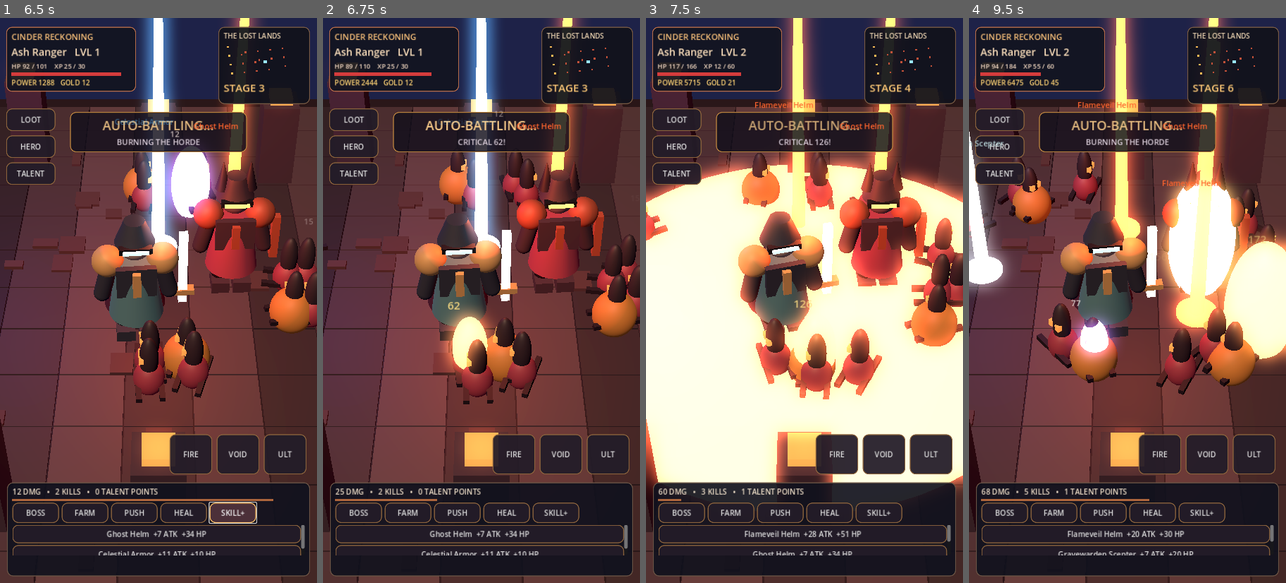
Above: before the commit, frames 1-4 (left to right).
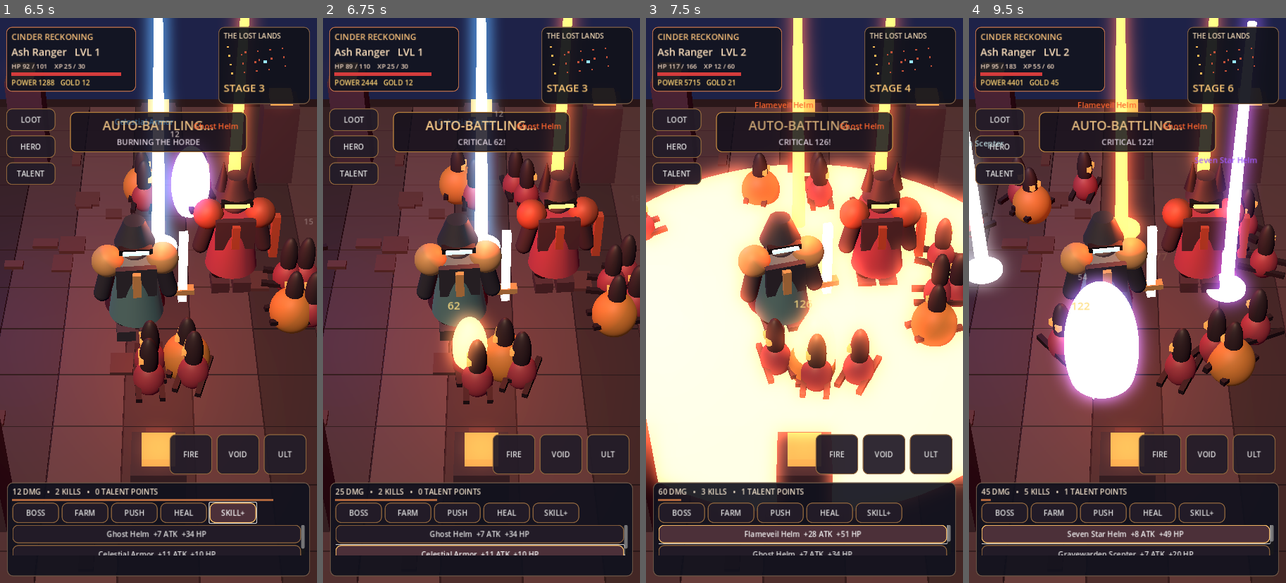
Above: after the commit, the same moments.

Repository: bananofil-wq/AshenIdle
Game: Godot game, scene res://scenes/main.tscn
The game is run twice, just before and just after one commit, with the same random seed, the same clock (stepped at 60 frames per second) and the same inputs.
Inputs (mouse positions are in pixels of both pictures, inside the frame that each line leads up to):
- Up to frame 1 (6.5 s): click "LOOT" at 0.5 s; click "HERO" at 1.25 s; click "TALENT" at 2 s; click "BOSS" at 2.75 s; click "FARM" at 3.5 s; click "PUSH" at 4.25 s; click "HEAL" at 5 s; click "SKILL+" at 5.75 s
- Up to frame 2 (6.75 s): click "Celestial Armor +11 ATK +10 HP" at 6.5 s
- Up to frame 3 (7.5 s): click "Flameveil Helm +28 ATK +51 HP" at 7.25 s
- Up to frame 4 (9.5 s): click "Gravewarden Scepter +7 ATK +2…" at 8 s; click (1124, 532) at 8.75 s, where only the run after the commit has a clickable "Seven Star Helm +8 ATK +49 HP"

Frame 1 is identical in both runs. In frame 2, 1.8% of the frame differs, in the area x 4-96%, y 93-96%; in frame 3, 3.0%; in frame 4, 21%, in the area x 3-100%, y 0-94%.

Commit message:
Make portrait HUD full-height responsive; accessible modal loot card, pause combat and eliminate overlapping damage labels

Diff:
--- a/scripts/main.gd
+++ b/scripts/main.gd
@@ -223,7 +223,7 @@
     var layer := CanvasLayer.new()
     add_child(layer)
     overlay = Control.new()
-    overlay.size = Vector2(720, 1280)
+    overlay.size = get_viewport().get_visible_rect().size
     overlay.mouse_filter = Control.MOUSE_FILTER_PASS
     layer.add_child(overlay)
 
@@ -283,7 +283,7 @@
     banner_column.add_child(combat)
 
     var bottom := PanelContainer.new()
-    bottom.position = Vector2(16, 1052)
+    bottom.position = Vector2(16, overlay.size.y - 228)
     bottom.size = Vector2(688, 213)
     bottom.add_theme_stylebox_override("panel", _skin(Color("10111de9"), Color("695344")))
     overlay.add_child(bottom)
@@ -315,7 +315,7 @@
     col.add_child(offline)
 
     var skill_bar := HBoxContainer.new()
-    skill_bar.position = Vector2(385, 943)
+    skill_bar.position = Vector2(385, overlay.size.y - 337)
     skill_bar.add_theme_constant_override("separation", 10)
     overlay.add_child(skill_bar)
     for s in ["FIRE", "VOID", "ULT"]:
@@ -323,23 +323,50 @@
         skill_buttons.append(b)
         skill_bar.add_child(b)
 
+
+    popup_shade = ColorRect.new()
+    popup_shade.color = Color(0.015, 0.015, 0.024, 0.78)
+    popup_shade.size = overlay.size
+    popup_shade.visible = false
+    popup_shade.mouse_filter = Control.MOUSE_FILTER_STOP
+    popup_shade.z_index = 40
+    overlay.add_child(popup_shade)
+
     legendary_overlay = PanelContainer.new()
-    legendary_overlay.position = Vector2(152, 340)
-    legendary_overlay.size = Vector2(428, 410)
+    legendary_overlay.position = Vector2(96, (overlay.size.y - 546.0) * 0.5)
+    legendary_overlay.size = Vector2(528, 546)
+    legendary_overlay.z_index = 41
     legendary_overlay.visible = false
-    legendary_overlay.add_theme_stylebox_override("panel", _skin(Color("110e19f5"), Color("e2ad58")))
+    legendary_overlay.add_theme_stylebox_override("panel", _skin(Color("0f1119"), Color("e2ad58")))
     overlay.add_child(legendary_overlay)
     var leg_col := VBoxContainer.new()
+    leg_col.add_theme_constant_override("separation", 12)
     legendary_overlay.add_child(leg_col)
-    leg_col.add_child(_label("LEGENDARY DROP", 24, Color("ffc76a")))
-    legendary_name = _label("", 27, Color("fff0bb"))
+    var rare_title := _label("✦  LEGENDARY EQUIPMENT  ✦", 21, Color("ffc76a"))
+    rare_title.horizontal_alignment = HORIZONTAL_ALIGNMENT_CENTER
+    leg_col.add_child(rare_title)
+    var split := HSeparator.new()
+    leg_col.add_child(split)
+    legendary_name = _label("", 26, Color("fff0bb"))
+    legendary_name.horizontal_alignment = HORIZONTAL_ALIGNMENT_CENTER
+    legendary_name.custom_minimum_size = Vector2(480, 68)
     leg_col.add_child(legendary_name)
-    legendary_stats = _label("", 18, Color("e8dfd4"))
-    legendary_stats.custom_minimum_size = Vector2(385, 185)
+    var symbol := _label("⚔", 74, Color("ffcf6c"))
+    symbol.horizontal_alignment = HORIZONTAL_ALIGNMENT_CENTER
+    symbol.custom_minimum_size = Vector2(480, 76)
+    leg_col.add_child(symbol)
+    legendary_stats = _label("", 19, Color("eadcc9"))
+    legendary_stats.custom_minimum_size = Vector2(480, 175)
     leg_col.add_child(legendary_stats)
-    leg_col.add_child(_label("Forged in the ashes of fallen worlds.", 15, Color("cf9b79")))
-    leg_col.add_child(_ornate_button("EQUIP", _equip_legendary, Vector2(270, 52)))
-    leg_col.add_child(_ornate_button("CLOSE", _hide_legendary, Vector2(270, 48)))
+    var flavor := _label("Forged in the ashes of fallen worlds.", 15, Color("bca88d"))
+    flavor.horizontal_alignment = HORIZONTAL_ALIGNMENT_CENTER
+    leg_col.add_child(flavor)
+    var popup_buttons := HBoxContainer.new()
+    popup_buttons.add_theme_constant_override("separation", 12)
+    leg_col.add_child(popup_buttons)
+    popup_buttons.add_child(_ornate_button("EQUIP", _equip_legendary, Vector2(230, 58)))
+    popup_buttons.add_child(_ornate_button("KEEP", _hide_legendary, Vector2(230, 58)))
+
 
 func _max_hp() -> float:
     var modifier = [1.2, 0.9, 0.85, 1.0][hero_class]
@@ -385,7 +412,10 @@
         foe_body.scale = Vector3.ONE * (1.0 + attack_flash * 0.13)
     attack_flash = maxf(0.0, attack_flash - delta * 4.0)
     _update_chaos(delta)
-    if tick >= 0.35:
+    minimap_refresh_timer += delta
+    if tick > 0.36 and legendary_overlay.visible:
+        tick = 0.36
+    if tick >= 0.35 and not legendary_overlay.visible:
         tick -= 0.35
         _fight()
     if save_timer >= 15.0:
@@ -542,7 +572,13 @@
     info.text = "%.0f DMG   •   %d KILLS   •   %d TALENT POINTS" % [_damage(), kills, skill_points]
     offline.text = offline_note
     combat_bar.scale.x = clampf(enemy_hp / maxf(1.0, enemy_max), 0.02, 1.0)
-    _refresh_minimap()
+    if minimap_refresh_timer > 3.0:
+        minimap_refresh_timer = 0.0
+        _refresh_minimap()
+    var signature := str(gear.size()) + ":" + str(gear[0].get("name", "")) if not gear.is_empty() else "empty"
+    if signature == last_inventory_signature:
+        return
+    last_inventory_signature = signature
     for child in inventory.get_children():
         inventory.remove_child(child)
         child.queue_free()
@@ -655,6 +691,7 @@
     map_dots.add_child(hero_dot)
 
 func _hide_legendary() -> void:
+    popup_shade.visible = false
     legendary_overlay.visible = false
 
 func _equip_legendary() -> void:
@@ -663,14 +700,17 @@
     equipped[str(last_legendary.get("slot", "Weapon"))] = last_legendary.duplicate(true)
     combat_note = "LEGENDARY EQUIPPED!"
     hp = _max_hp()
-    legendary_overlay.visible = false
+    _hide_legendary()
     _save_game()
     _refresh()
 
 func _show_legendary(item: Dictionary) -> void:
+    if legendary_overlay.visible:
+        return
     last_legendary = item.duplicate(true)
     legendary_name.text = str(item.get("name", "Ashen Relic")).to_upper()
-    legendary_stats.text = "POWER %d\n\nAttack +%d\nVitality +%d\nCritical Rate +8.5%%\nFire Damage +32.6%%\nSet: %s" % [int(item.get("damage", 0)) * 78, int(item.get("damage", 0)), int(item.get("hp", 0)), str(item.get("set", "Cinderborn"))]
+    legendary_stats.text = "POWER   %d\nATTACK   +%d\nVITALITY   +%d\nCRITICAL CHANCE   +8.5%%\nFIRE DAMAGE   +32.6%%\nSET   %s" % [int(item.get("damage", 0)) * 78, int(item.get("damage", 0)), int(item.get("hp", 0)), str(item.get("set", "Cinderborn"))]
+    popup_shade.visible = true
     legendary_overlay.visible = true
 
 func _use_skill(index: int) -> void:
